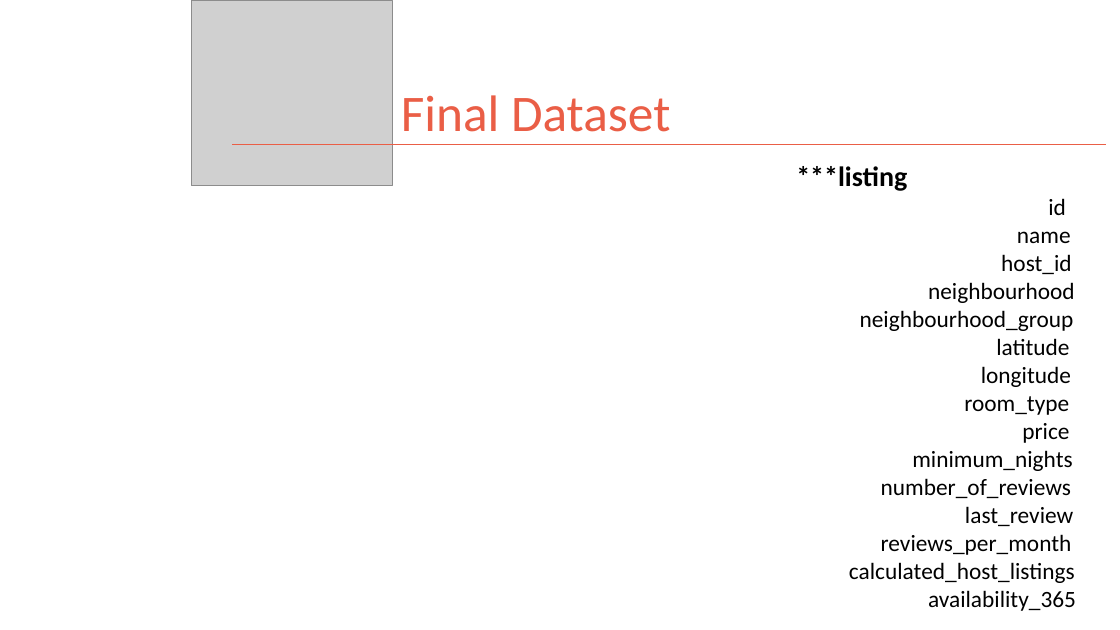
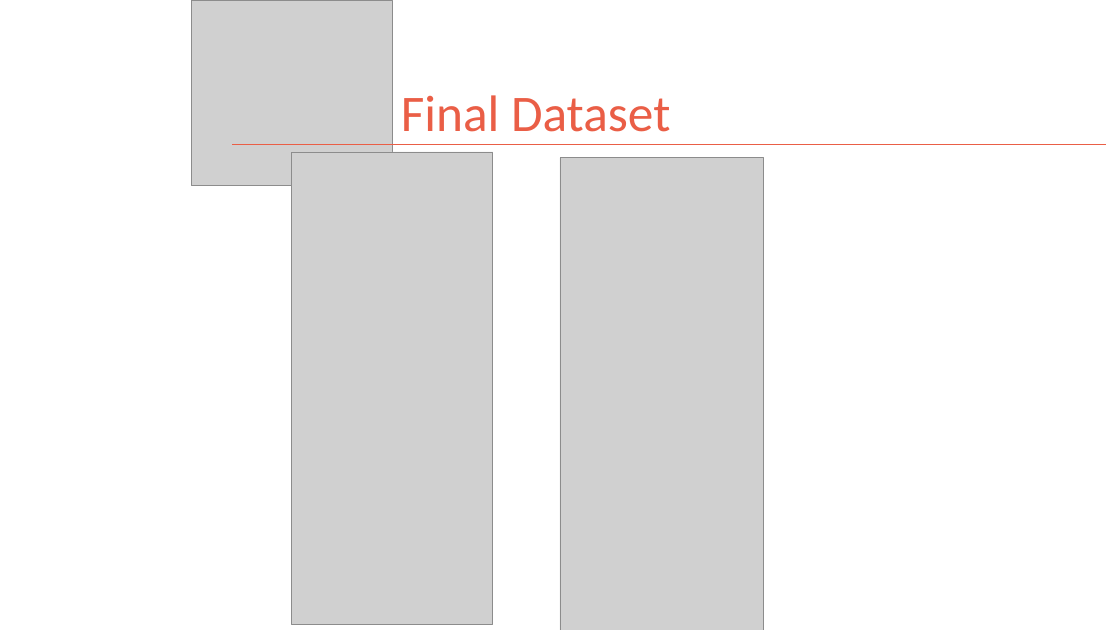
Before and after one commit to kman4/Airbnb_analysis_NYC, a slide deck: slide 7 of Airbnb NYC Analysis Presentation Deck.pptx. Drawn at 1120x630 pixels with LibreOffice and Linux fonts; fonts in the diff are those of the drawing; grey boxes stand for pictures. Boxes give left, top, right and bottom in pixels: in the first picture for what was removed or moved away, otherwise in the second. Text is boxed around its words. In the diff, an @@ line names an element or a change of style, - is before the commit and + after.

```diff
--- a/Airbnb NYC Analysis Presentation Deck.pptx
+++ b/Airbnb NYC Analysis Presentation Deck.pptx
@@ picture added at (x1=292, y1=152, x2=492, y2=624) @@
@@ picture added at (x1=560, y1=158, x2=764, y2=630) @@
@@ text removed at (x1=796, y1=166, x2=1076, y2=611) @@
-***listing
-id
-name
-host_id
-neighbourhood
-neighbourhood_group
-latitude
-longitude room_type
-price
-minimum_nights
-number_of_reviews
-last_review
-reviews_per_month
-calculated_host_listings
-availability_365
```
Also in this commit, not shown: 8 other slides changed, 7 slides added, 2 slides removed.
